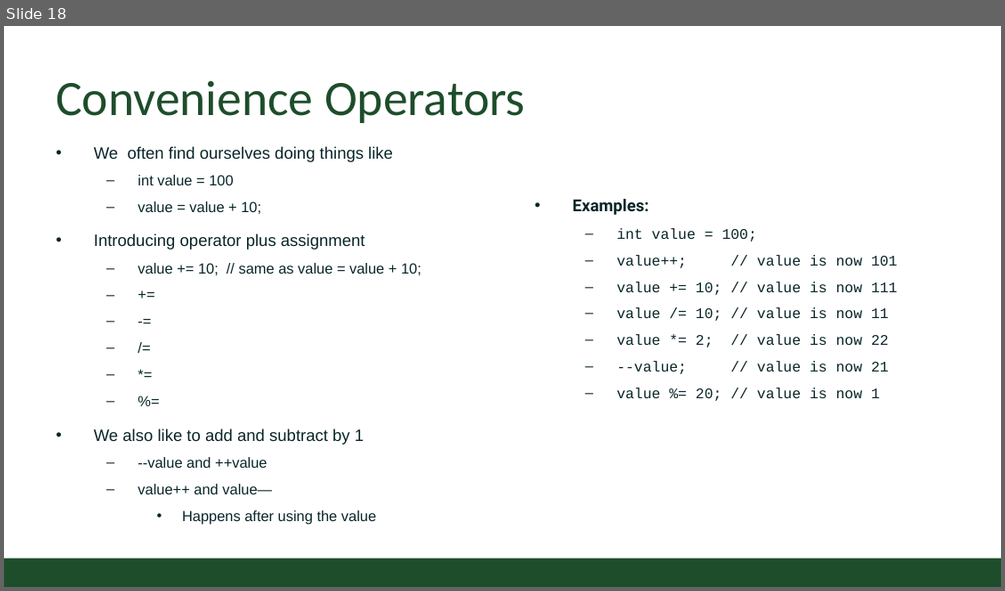
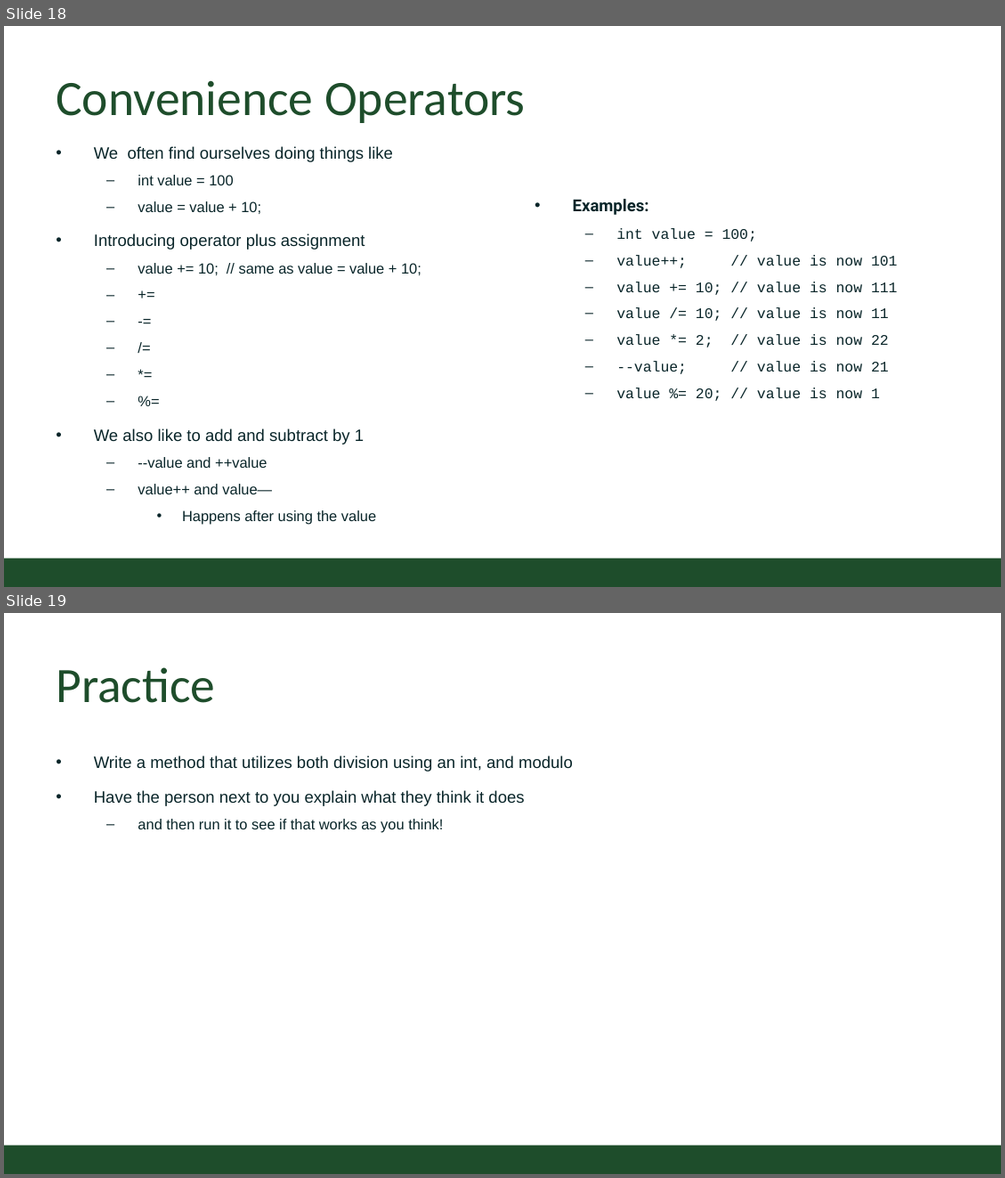
Before and after one commit to CSU-CompSci-CS163-4/Handouts, a slide deck: slides/On-Campus/05_01_Final_Types_Modulo.pptx. Shown one above the other, each under a label of ours: slide 18 before the commit, slides 18 and 19 after it. The pictures are 1005x591 and 1005x1178 pixels, drawn with LibreOffice and Linux fonts; fonts in the diff are those of the drawing; background and template pictures are left out. Boxes give left, top, right and bottom in pixels: in the first picture for what was removed or moved away, otherwise in the second. Text is boxed around its words. In the diff, an @@ line names an element or a change of style, - is before the commit and + after.

```diff
--- a/slides/On-Campus/05_01_Final_Types_Modulo.pptx
+++ b/slides/On-Campus/05_01_Final_Types_Modulo.pptx
@@ slide 19 added at box(4, 613, 1001, 1174), background #FFFFFF; not listed: 1 template element that a slide beside it also shows @@
@@ title added at box(56, 667, 215, 703), 54 pt, text #1E4D2B @@
+Practice
@@ text added at box(94, 755, 573, 833), 18 pt, text #092529 @@
+• Write a method that utilizes both division using an int, and modulo
+• Have the person next to you explain what they think it does
+  – and then run it to see if that works as you think!
```
Also in this commit, not shown: 3 slides changed, 1 other file.
